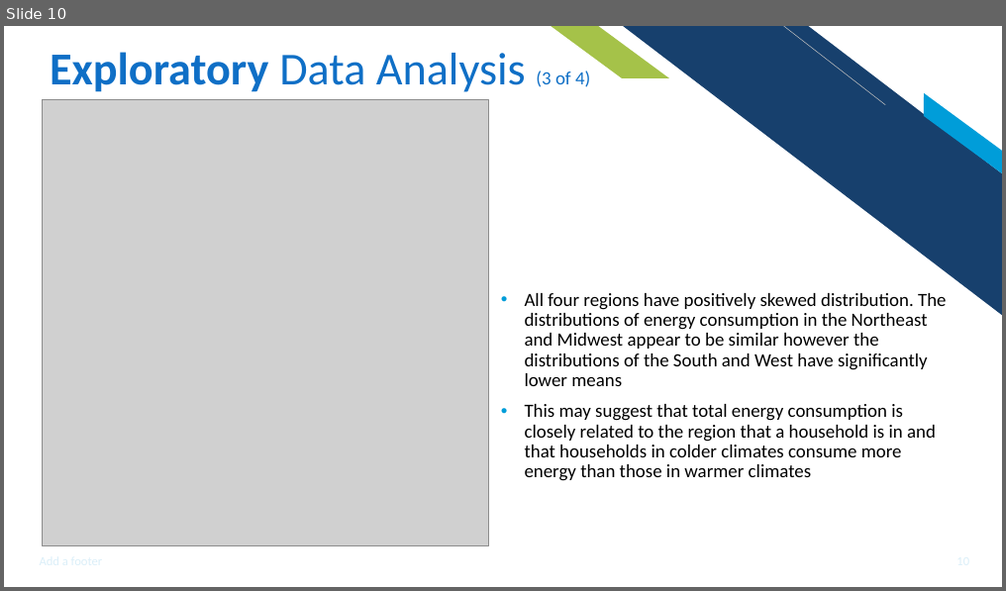
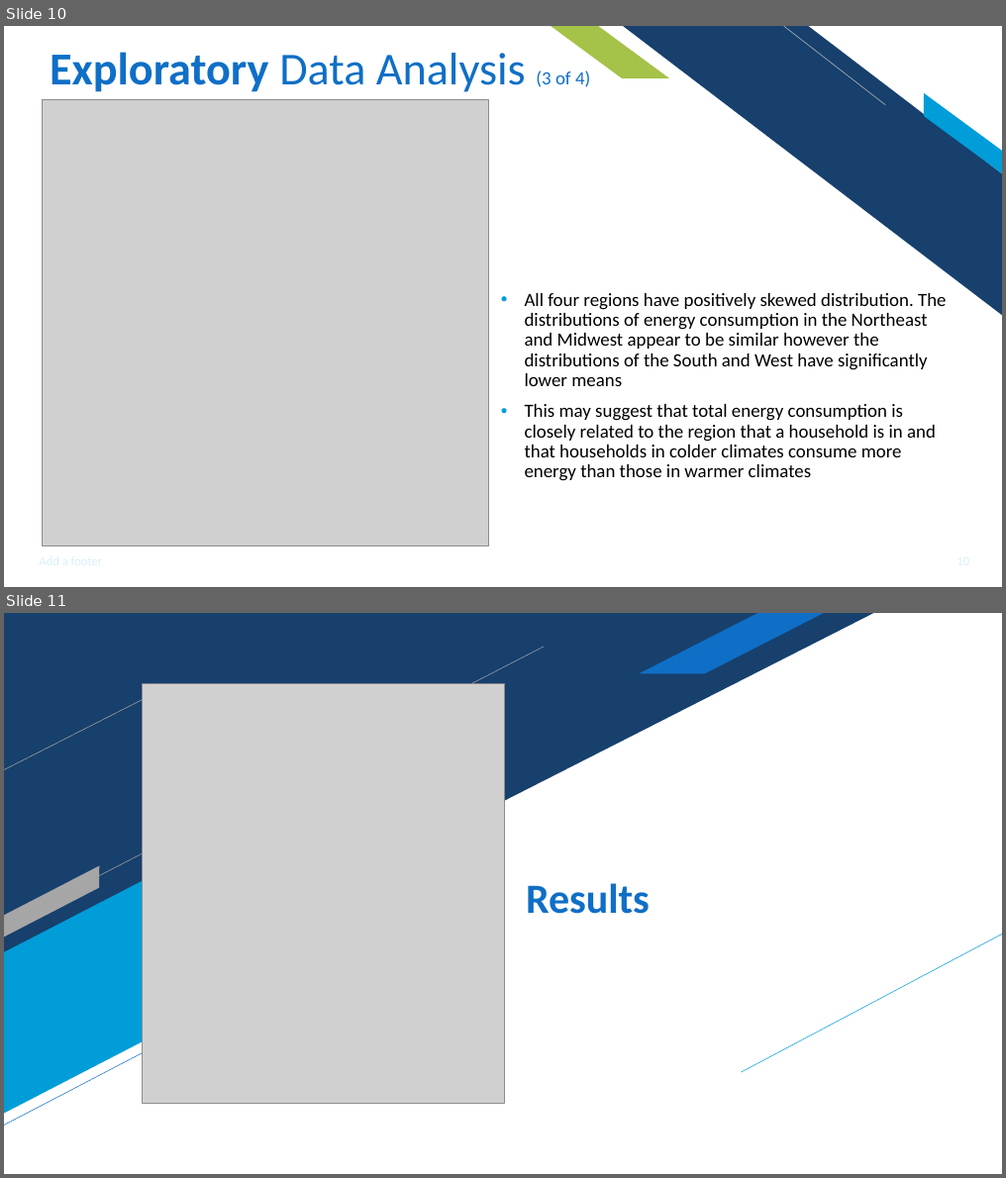
Before and after one commit to ishareef7/Springboard, a slide deck: Capstone1/Capstone1_Reports/Capstone1_Presentation.pptx. Shown one above the other, each under a label of ours: slide 10 before the commit, slides 10 and 11 after it. The pictures are 1006x591 and 1006x1178 pixels, drawn with LibreOffice and Linux fonts; fonts in the diff are those of the drawing; grey boxes stand for pictures. Boxes give left, top, right and bottom in pixels: in the first picture for what was removed or moved away, otherwise in the second. Text is boxed around its words. In the diff, an @@ line names an element or a change of style, - is before the commit and + after.

```diff
--- a/Capstone1/Capstone1_Reports/Capstone1_Presentation.pptx
+++ b/Capstone1/Capstone1_Reports/Capstone1_Presentation.pptx
@@ slide 11 added at box(4, 613, 1002, 1174), background #FFFFFF @@
@@ right triangle added at box(4, 613, 874, 1056), fill #17406D @@
@@ parallelogram added at box(639, 613, 824, 673), fill #0F6FC6 @@
@@ line added from (4, 925) to (544, 647), #A6A6A6 0.5 pt @@
@@ line added from (4, 770) to (150, 695), #A6A6A6 0.5 pt @@
@@ picture added at box(142, 683, 504, 1104) @@
@@ parallelogram added at box(4, 842, 283, 1114), fill #009DD9 @@
@@ parallelogram added at box(4, 866, 108, 938), fill #A6A6A6 @@
@@ title added at box(526, 883, 649, 914), 40 pt, text #0F6FC6, bold @@
+Results
@@ line added from (742, 1072) to (1002, 934), #009DD9 0.5 pt @@
@@ line added from (4, 1126) to (159, 1045), #0F6FC6 0.5 pt @@
```
Also in this commit, not shown: 5 other slides added, 5 slides removed, 21 other files.
